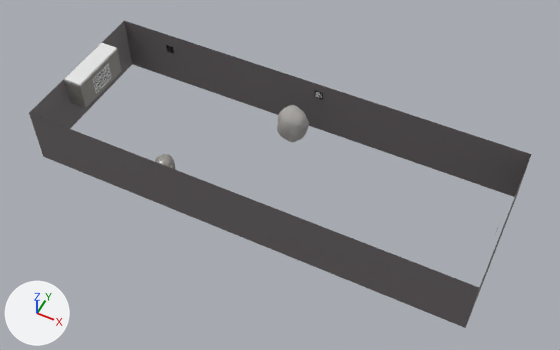
The OBJ model blender/model_arena_demo_flat.obj as it was, and as the next commit left it.
Before and after are seen from a 50 mm camera at (3.64, -7.08, 8.49) aimed at (0.18, -0.15, -0.17). The lights are fixed; the arrows at lower left show +X, +Y and +Z. Where no turn or scale is listed for an object, it has been applied to the vertices.
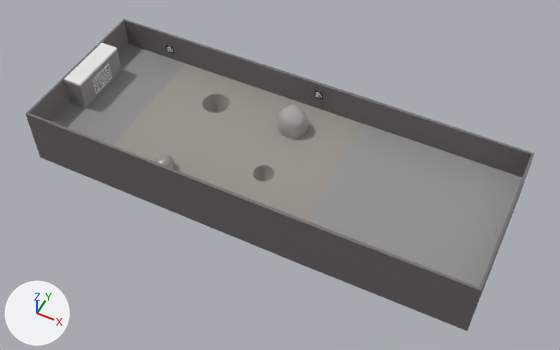
The change, as a list of edits to the scene's bpy script:
```text
Add mat_material_015:
    mat_material_015 = principled_material('Material.015')
    mat_material_015.base_color = (0.264, 0.264, 0.264)  # grey #8c8c8c
Add mat_material_007:
    mat_material_007 = principled_material('Material.007')
    mat_material_007.base_color = (0.301, 0.301, 0.301)  # grey #959595
Add mat_material_004:
    mat_material_004 = principled_material('Material.004')
    mat_material_004.base_color = (0.323, 0.301, 0.271)  # grey #9a958e
    mat_material_004.roughness = 0.624
Change me_plane_002:
    used by ob_plane_002; location = (0.0, 0.0, 0.0)
    remove me_plane_002.from_pydata(...)  # 12 vertices, 6 faces; spans x -3.44..3.44, y -1.25..1.25, z -0.45..0.5
    add me_plane_002.from_pydata(...)  # 24 vertices, 24 faces; spans x -3.48..3.48, y -1.3..1.3, z -0.45..0.5
    me_plane_002 part 1
    6 vertices are added at (-3.48, -1.29, -0.45), (3.48, -1.29, -0.45), (-3.48, 1.29, -0.45), (3.48, 1.29, -0.45), (0.93, -1.3, -0.45), (0.93, 1.3, -0.45)
    6 new vertices lie (0.0, 0.0, 0.95) away from vertices in x -3.48..3.48, y -1.3..1.3, z -0.45
    18 new faces join them
Add me_plane_005:
    me_plane_005.from_pydata(...)  # 3858 vertices, 3728 faces; spans x -3.44..3.45, y -1.25..1.25, z -0.39..0.0
    # faces by material slot: [3726, 1, 1]
    me_plane_005.materials.append(mat_material_004)  # grey #9a958e
    me_plane_005.materials.append(mat_material_007)  # grey #959595
    me_plane_005.materials.append(mat_material_015)  # grey #8c8c8c
Add ob_plane_005:
    ob_plane_005 = bpy.data.objects.new('Plane.005', me_plane_005)
    ob_plane_005.location = (0.0, 0.0, 0.0)
```

Location of each change, (x1, y1, x2, y2) in pixels of the pictures (560 x 350 px):
'Plane.005', added: after (52, 44, 522, 287)
    faces in mat_material_007 (grey #959595): (306, 124, 522, 287)
    faces in mat_material_004 (grey #9a958e): (113, 63, 364, 220)
    faces in mat_material_015 (grey #8c8c8c): (52, 44, 185, 145)
'Plane.002', reshaped: before (29, 21, 531, 328); after (26, 19, 535, 331)
part 1 of me_plane_002, added: after (26, 19, 535, 331)
